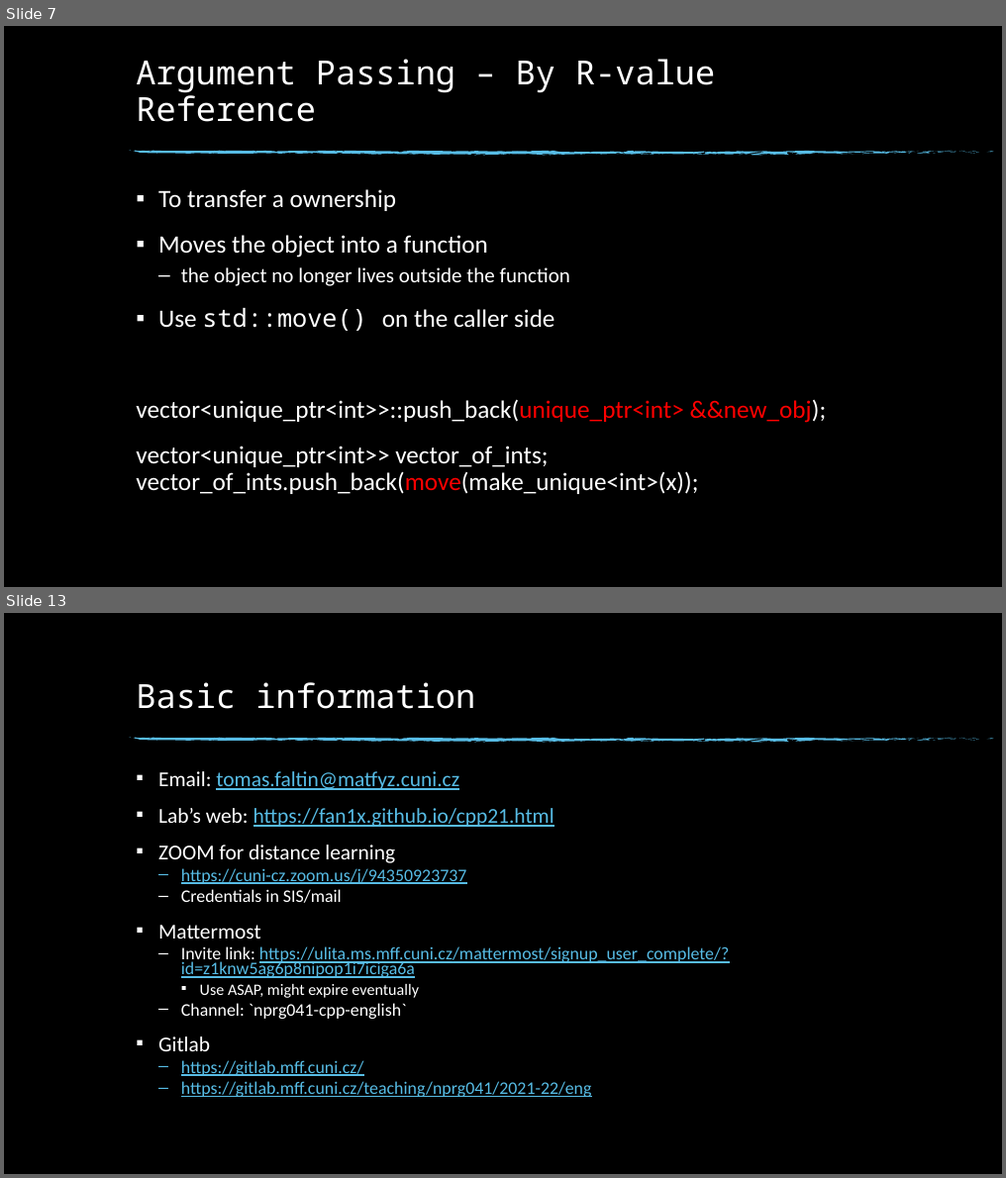
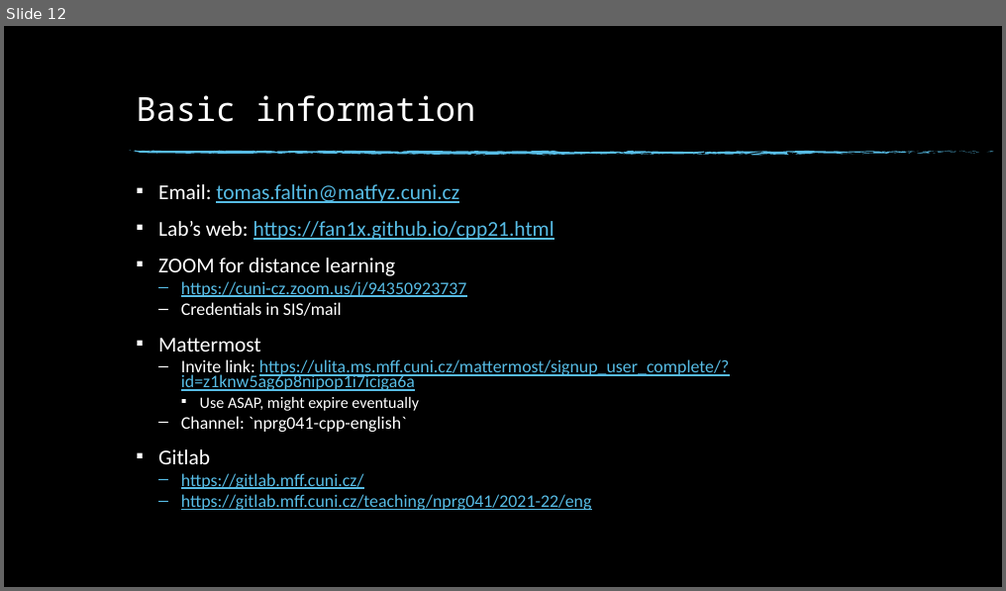
Before and after one commit to fan1x/fan1x.github.io, a slide deck: data/2021-22/cpp/ex02.pptx. Shown one above the other, each under a label of ours: slides 7 and 13 before the commit, slide 12 after it; the slides between them are not shown. The pictures are 1006x1178 and 1006x591 pixels, drawn with LibreOffice and Linux fonts; fonts in the diff are those of the drawing; background and template pictures are left out. Boxes give left, top, right and bottom in pixels: in the first picture for what was removed or moved away, otherwise in the second. Text is boxed around its words. In the diff, an @@ line names an element or a change of style, - is before the commit and + after.

```diff
--- a/data/2021-22/cpp/ex02.pptx
+++ b/data/2021-22/cpp/ex02.pptx
@@ slide 7 removed at bbox=[4, 26, 1002, 587], background picture (left out); not listed: 74 template elements that a slide beside it also shows @@
@@ title removed at bbox=[136, 59, 715, 122] @@
-Argument Passing – By R-value Reference
@@ text removed at bbox=[136, 189, 827, 494] @@
-▪ To transfer a ownership
-▪ Moves the object into a function
-  – the object no longer lives outside the function
-▪ Use std::move() on the caller side
-vector<unique_ptr<int>>::push_back(unique_ptr<int> &&new_obj);
-vector<unique_ptr<int>> vector_of_ints;
-vector_of_ints.push_back(move(make_unique<int>(x));
@@ what was slide 13 is now slide 12 @@
```
Also in this commit, not shown: 6 slides changed, 5 slides added, 5 other slides removed, 1 other file.
